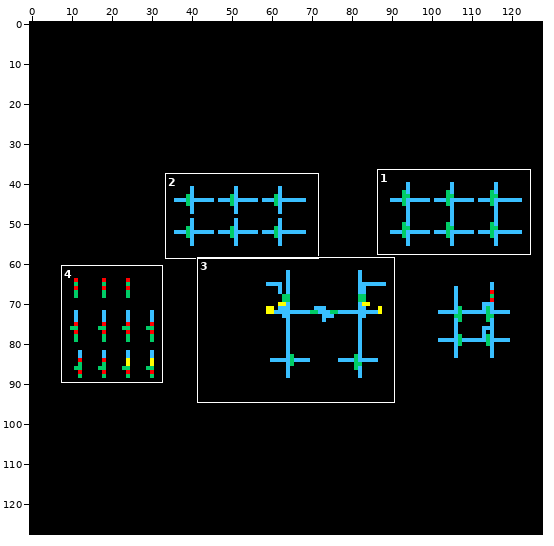
Two states of a sprite sheet, wk_ADPLL/VCO_VI/schematic/thumbnail_128x128.png. Above, an overview of the earlier version with the close-up marked.
Close-up. Earlier state:
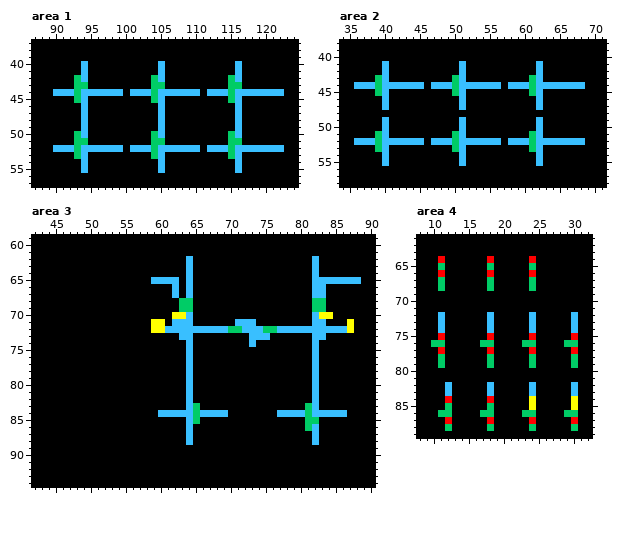
The file is 128x128 pixels. Shown: area 1: x 87..124, y 37..57; area 2: x 34..71, y 38..58; area 3: x 42..90, y 59..94; area 4: x 8..32, y 61..89. The commit also changed other parts of the picture, which this record leaves out.
After the commit:
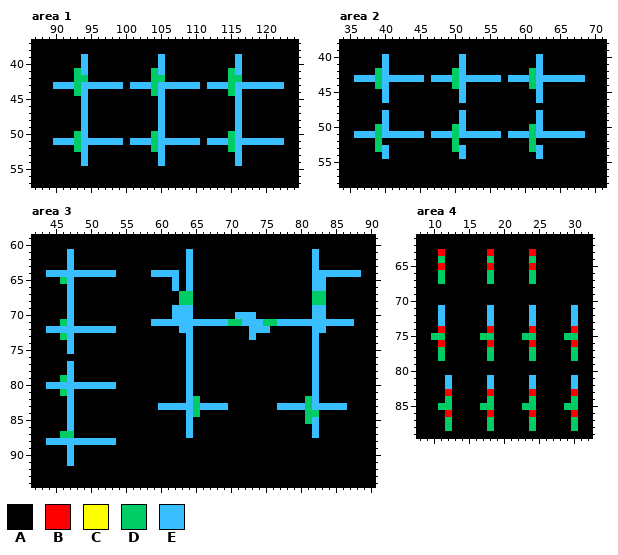
Palette (. is transparent): A #000000  B #ff0000  C #ffff00  D #00cc66  E #39bfff
Change:
Changed rows in their new state; - is an unchanged pixel.
Area 1:
first column x 90:
39 ----E----------E----------E------
41 ---D----------D----------D-------
42 ----D----------D----------D------
43 EEE-EEEEEE-EEE-EEEEEE-EEE-EEEEEEE
44 AAA--AAAAA-AAA--AAAAA-AAA--AAAAAA
45 ---A----------A----------A-------
first column x 90:
51 EEE-EEEEEE-EEE-EEEEEE-EEE-EEEEEEE
52 AAA--AAAAA-AAA--AAAAA-AAA--AAAAAA
53 ---A----------A----------A-------
55 ----A----------A----------A------
Area 2:
first column x 36:
40 ----E----------E----------E------
42 ---D----------D----------D-------
43 EEE--EEEEE-EEE--EEEEE-EEE--EEEEEE
44 AAA--AAAAA-AAA--AAAAA-AAA--AAAAAA
45 ---A----------A----------A-------
47 ----A----------A----------A------
48 ----E----------E----------E------
50 ---D----------D----------D-------
51 EEE--EEEEE-EEE--EEEEE-EEE--EEEEEE
52 AAA-AAAAAA-AAA-AAAAAA-AAA-AAAAAAA
55 ----A----------A----------A------
Area 3:
first column x 44:
61 ---E----------------E-----------------E------
62 ---E-----------------------------------------
63 ---E-----------------------------------------
64 EEEEEEEEEE-----EEEE--------------------EEEEEE
65 --DE-----------AAA----------------------AAAAA
66 ---E-----------------------------------------
67 ---E--------------ADD-----------------DD-----
68 ---E-----------------------------------------
69 ---E--------------EEE-----------------EE-----
70 ---E--------------EE-------EEE---------EA----
71 --DE-----------EEE---EEEEEDD--EDDEEEEE--EEEE-
72 EEEEEEEEEE-----AAAA--AAAAAAAA--EAAAAAA--AAAA-
73 --DE---------------A----------AA-------A-----
74 ---E-------------------------A---------------
75 ---E-----------------------------------------
77 ---E-----------------------------------------
78 ---E-----------------------------------------
79 --DE-----------------------------------------
80 EEEEEEEEEE-----------------------------------
81 --DE-----------------------------------------
82 ---E-----------------D---------------D-------
83 ---E------------EEEE--EEEE-------EEEE--EEEE--
84 ---E------------AAAA--AAAA-------AAAA-DAAAA--
85 ---E-----------------A----------------E------
86 ---E---------------------------------A-------
87 --DD-----------------------------------------
88 EEEEEEEEEE----------A-----------------A------
89 ---E-----------------------------------------
90 ---E-----------------------------------------
91 ---E-----------------------------------------
Area 4:
first column x 10:
63 -B------B-----B------
64 -D------D-----D------
65 -B------B-----B------
66 -D------D-----D------
68 -A------A-----A------
71 -E------E-----E-----E
74 -B------B-----B-----B
75 DD-----DD----DD----DD
76 AB-----AB----AB----AB
77 -D------D-----D-----D
79 -A------A-----A-----A
81 --E-----E-----E-----E
83 --B-----B-----B-----B
84 --D-----D-----D-----D
85 -D-----D-----DD----DD
86 -AB----AB----AB----AB
87 --D-----D-----D-----D
